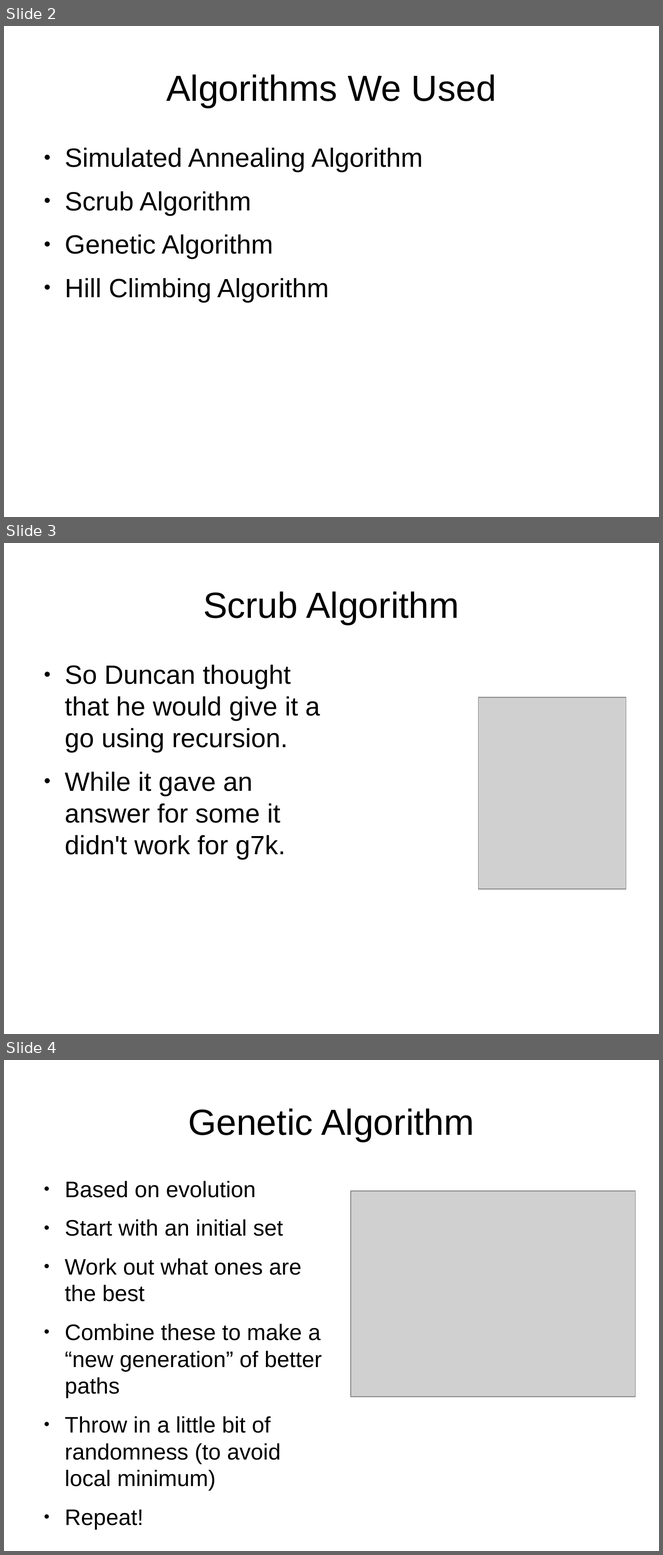
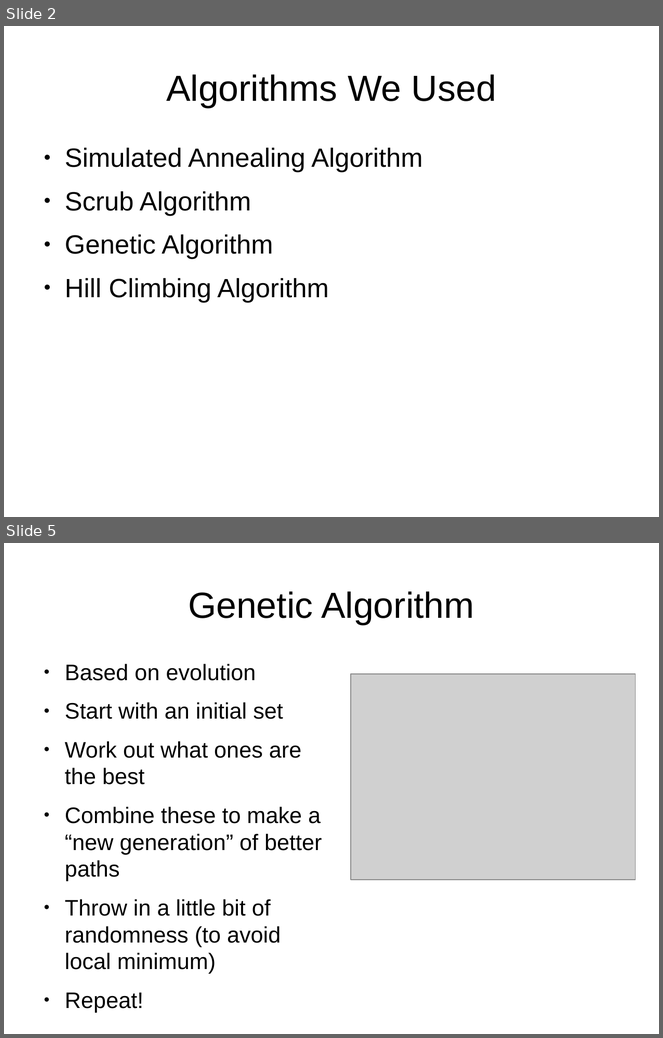
Before and after one commit to 2090140L/Glasgow-TSP-Challenge, a slide deck: presentation.odp. Shown one above the other, each under a label of ours: slides 2, 3 and 4 before the commit, slides 2 and 5 after it; the slides between them are not shown. The pictures are 663x1555 and 663x1038 pixels, drawn with LibreOffice and Linux fonts; fonts in the diff are those of the drawing; grey boxes stand for pictures. Boxes give left, top, right and bottom in pixels: in the first picture for what was removed or moved away, otherwise in the second. Text is boxed around its words. In the diff, an @@ line names an element or a change of style, - is before the commit and + after.

```diff
--- a/presentation.odp
+++ b/presentation.odp
@@ slide 3 removed at bbox=[4, 543, 659, 1034], background #FFFFFF @@
@@ title removed at bbox=[203, 591, 460, 625] @@
-Scrub Algorithm
@@ text removed at bbox=[65, 665, 320, 860] @@
-● So Duncan thought that he would give it a go using recursion.
-● While it gave an answer for some it didn't work for g7k.
@@ picture removed at bbox=[478, 697, 626, 890] @@
@@ what was slide 4 is now slide 5 @@
```
Also in this commit, not shown: 2 slides added.
